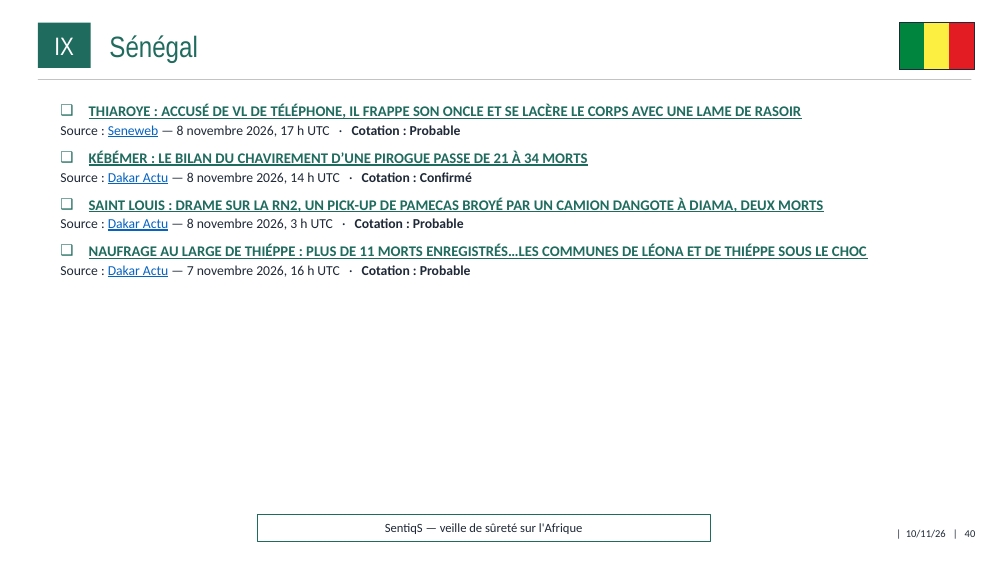
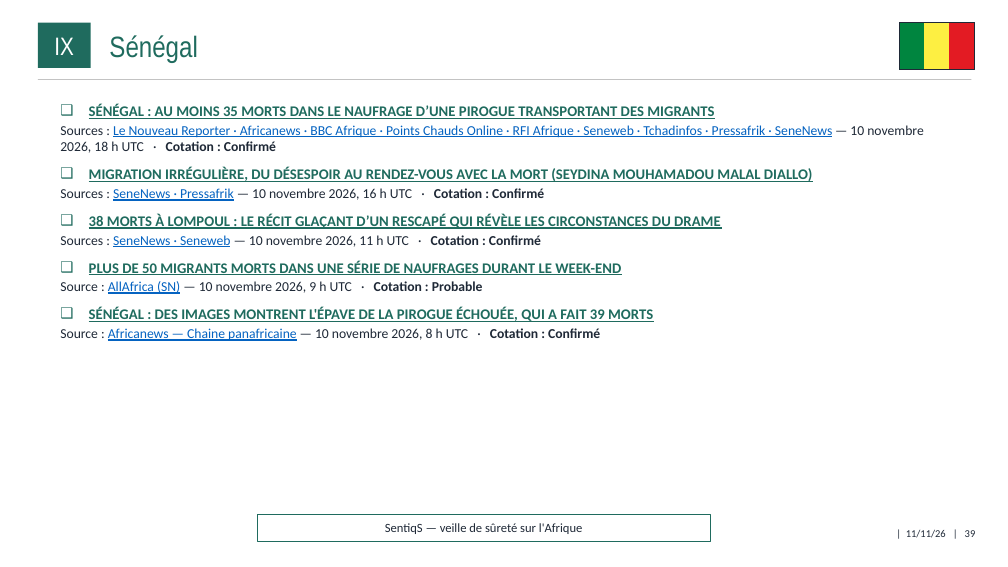
Before and after one commit to ytl1-ops/SentiqS, a slide deck: slide 39 of web/rapports/mensuel/2026-11.pptx (slide 40 before the commit). Drawn at 1008x567 pixels with LibreOffice and Linux fonts; fonts in the diff are those of the drawing. Boxes give left, top, right and bottom in pixels: in the first picture for what was removed or moved away, otherwise in the second. Text is boxed around its words. In the diff, an @@ line names an element or a change of style, - is before the commit and + after.

```diff
--- a/web/rapports/mensuel/2026-11.pptx
+++ b/web/rapports/mensuel/2026-11.pptx
@@ text at (x1=60, y1=104, x2=923, y2=341): text changed; size 14 to 13 pt @@
-❑ THIAROYE : ACCUSÉ DE VL DE TÉLÉPHONE, IL FRAPPE SON ONCLE ET SE LACÈRE LE CORPS AVEC UNE LAME DE RASOIR
-  ▪ Source : Seneweb — 8 novembre 2026, 17 h UTC · Cotation : Probable
-❑ KÉBÉMER : LE BILAN DU CHAVIREMENT D’UNE PIROGUE PASSE DE 21 À 34 MORTS
-  ▪ Source : Dakar Actu — 8 novembre 2026, 14 h UTC · Cotation : Confirmé
-❑ SAINT LOUIS : DRAME SUR LA RN2, UN PICK-UP DE PAMECAS BROYÉ PAR UN CAMION DANGOTE À DIAMA, DEUX MORTS
-  ▪ Source : Dakar Actu — 8 novembre 2026, 3 h UTC · Cotation : Probable
-❑ NAUFRAGE AU LARGE DE THIÉPPE : PLUS DE 11 MORTS ENREGISTRÉS…LES COMMUNES DE LÉONA ET DE THIÉPPE SOUS LE CHOC
-  ▪ Source : Dakar Actu — 7 novembre 2026, 16 h UTC · Cotation : Probable
+❑ SÉNÉGAL : AU MOINS 35 MORTS DANS LE NAUFRAGE D’UNE PIROGUE TRANSPORTANT DES MIGRANTS
+  ▪ Sources : Le Nouveau Reporter · Africanews · BBC Afrique · Points Chauds Online · RFI Afrique · Seneweb · Tchadinfos · Pressafrik · SeneNews — 10 novembre 2026, 18 h UTC · Cotation : Confirmé
+❑ MIGRATION IRRÉGULIÈRE, DU DÉSESPOIR AU RENDEZ-VOUS AVEC LA MORT (SEYDINA MOUHAMADOU MALAL DIALLO)
+  ▪ Sources : SeneNews · Pressafrik — 10 novembre 2026, 16 h UTC · Cotation : Confirmé
+❑ 38 MORTS À LOMPOUL : LE RÉCIT GLAÇANT D’UN RESCAPÉ QUI RÉVÈLE LES CIRCONSTANCES DU DRAME
+  ▪ Sources : SeneNews · Seneweb — 10 novembre 2026, 11 h UTC · Cotation : Confirmé
+❑ PLUS DE 50 MIGRANTS MORTS DANS UNE SÉRIE DE NAUFRAGES DURANT LE WEEK-END
+  ▪ Source : AllAfrica (SN) — 10 novembre 2026, 9 h UTC · Cotation : Probable
+❑ SÉNÉGAL : DES IMAGES MONTRENT L'ÉPAVE DE LA PIROGUE ÉCHOUÉE, QUI A FAIT 39 MORTS
+  ▪ Source : Africanews — Chaine panafricaine — 10 novembre 2026, 8 h UTC · Cotation : Confirmé
@@ text at (x1=906, y1=530, x2=976, y2=538): text changed @@
-| 10/11/26 | 40
+| 11/11/26 | 39
```
Also in this commit, not shown: 40 other slides changed, 11 other files.
